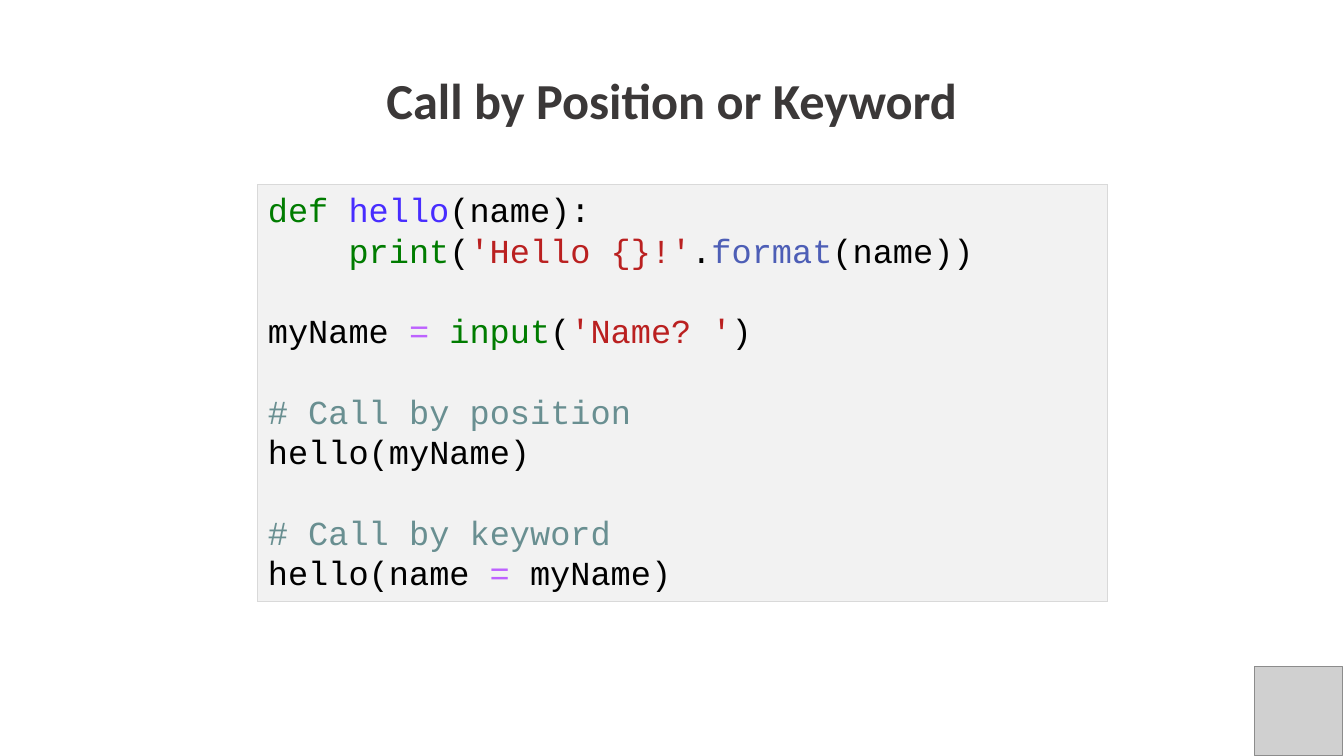
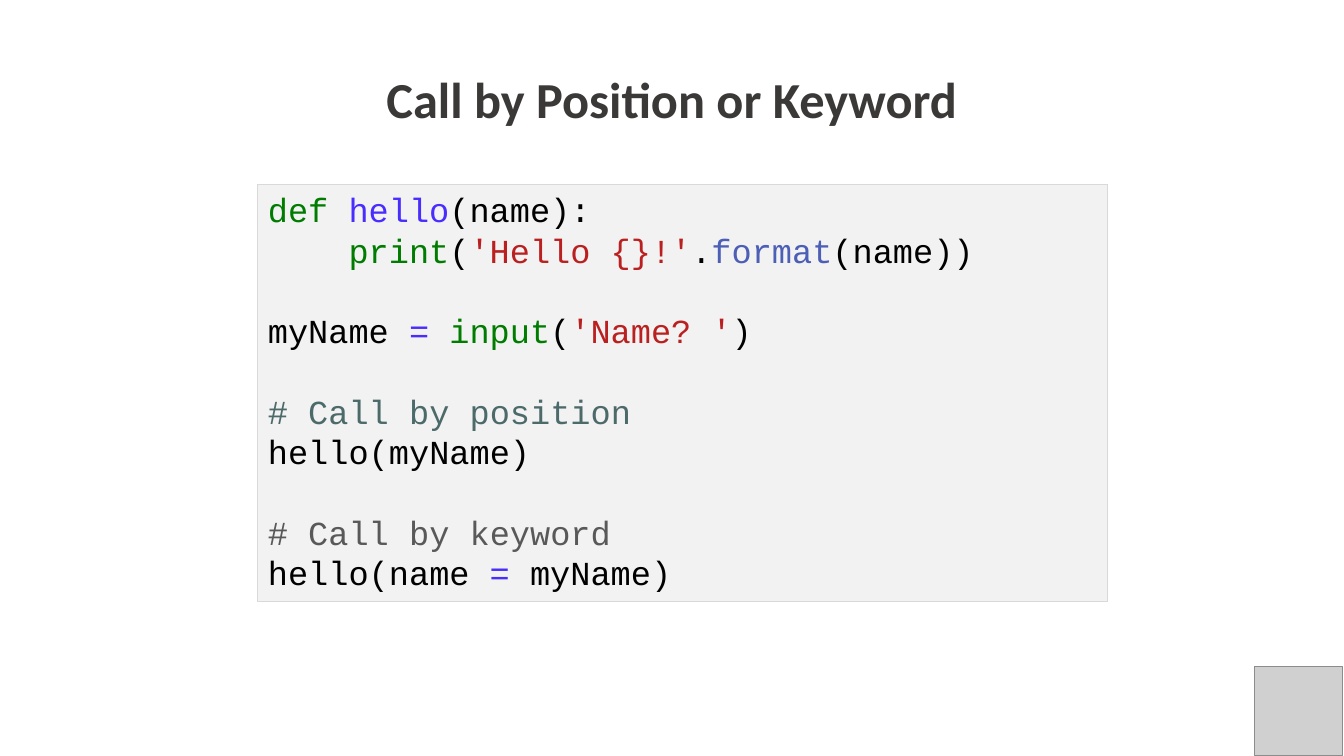
Before and after one commit to PracticumAI/python, a slide deck: slide 11 of presentations/03.3_functions.pptx. Drawn at 1344x756 pixels with LibreOffice and Linux fonts; fonts in the diff are those of the drawing; grey boxes stand for pictures. Boxes give left, top, right and bottom in pixels: in the first picture for what was removed or moved away, otherwise in the second. Text is boxed around its words. In the diff, an @@ line names an element or a change of style, - is before the commit and + after.

```diff
--- a/presentations/03.3_functions.pptx
+++ b/presentations/03.3_functions.pptx
@@ text in rectangle at bbox=[268, 319, 691, 592]: text colour #BD62FF to #482DFF in "=", "="; text colour #698F91 to #4D6A6A in "# Call by position"; text colour #698F91 to #595959 in "# Call by keyword" @@
```
Also in this commit, not shown: 12 other slides changed, 2 slides added, 2 slides removed, 3 other files.
